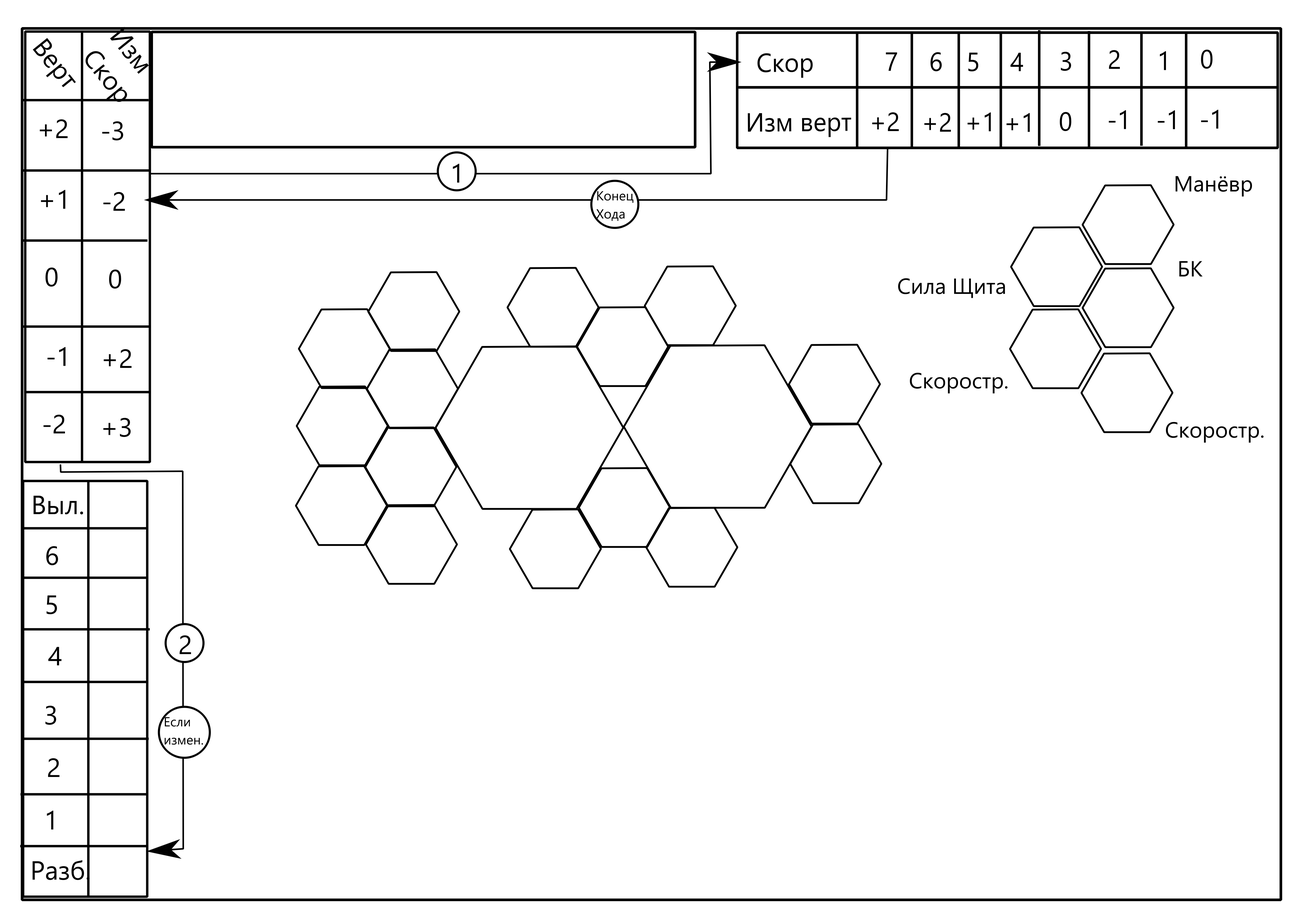
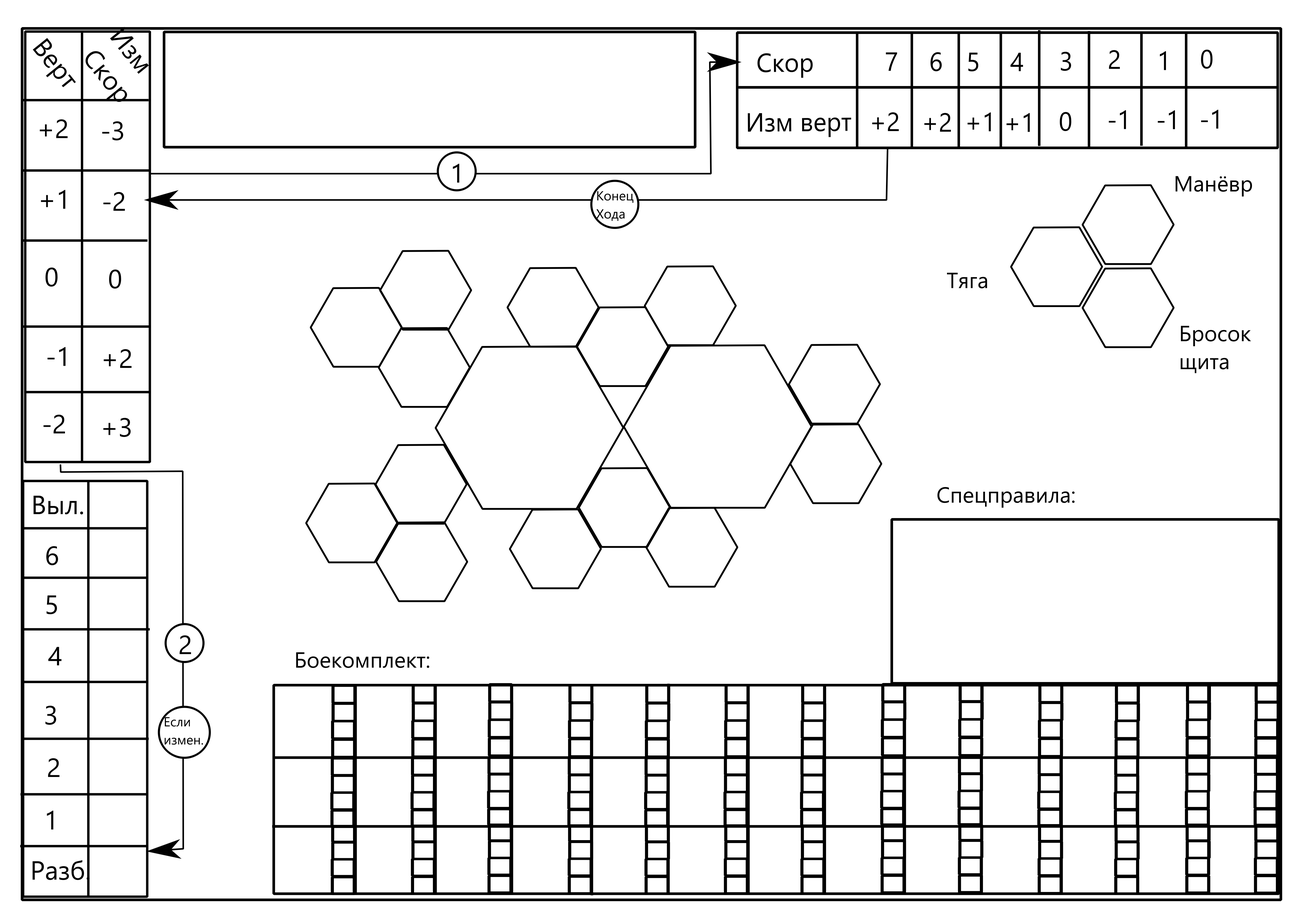
Revision of a layered 1304 × 923 image; what changed, layer by layer:
pixels changed over <box>150,30,1280,895</box> (layer not identified)
